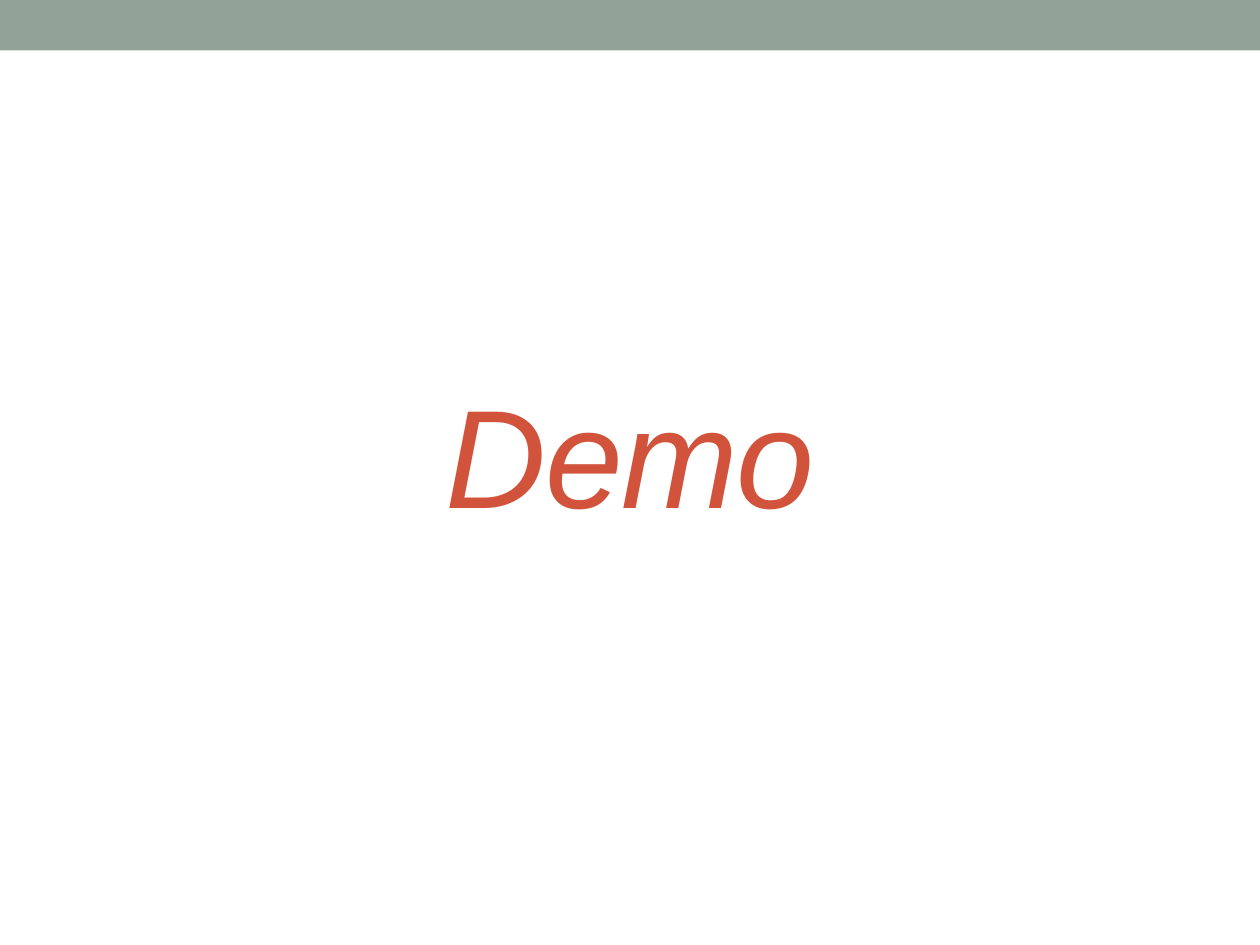
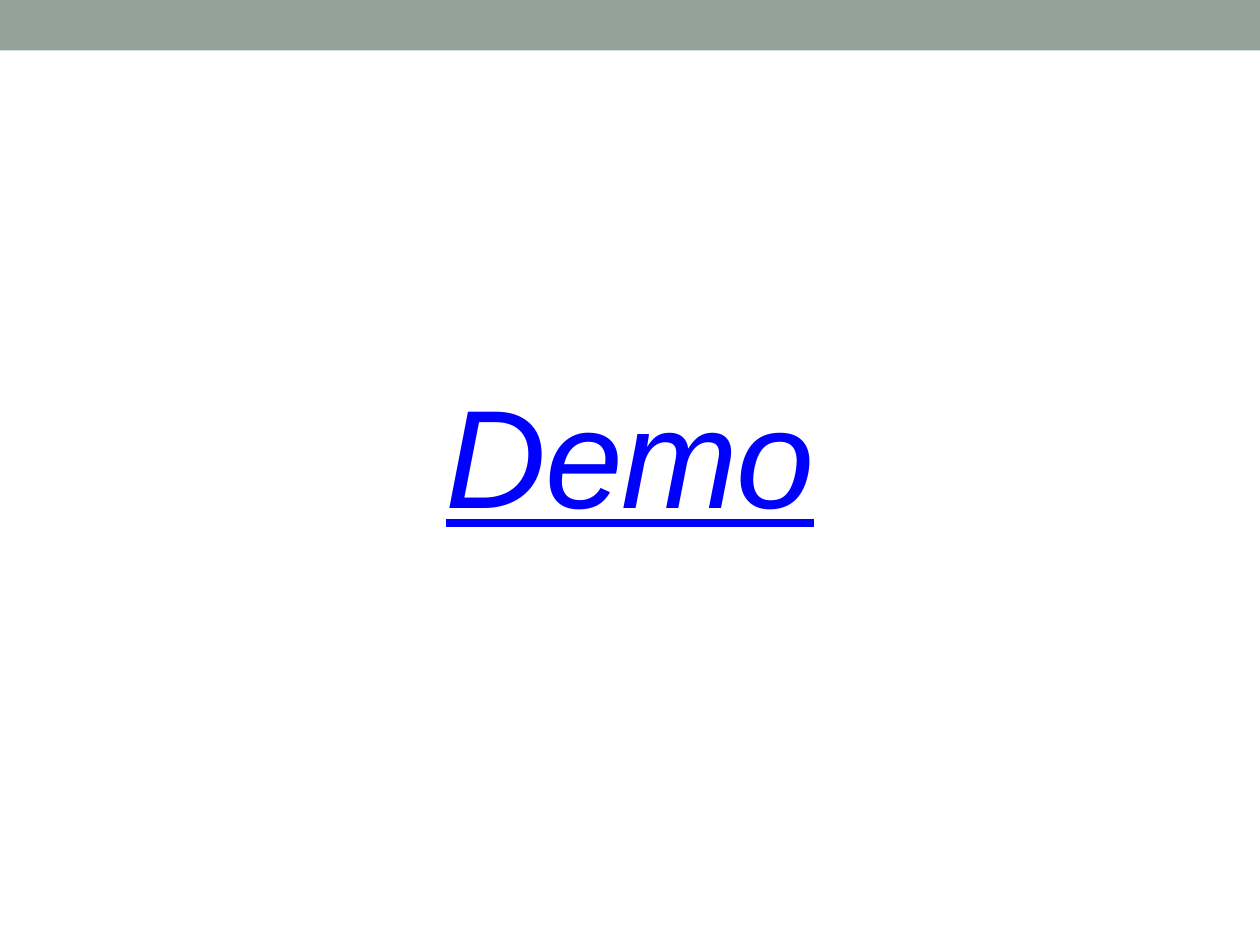
Before and after one commit to yuhanzha/RShiny-Alumni-Employment, a slide deck: slide 4 of doc/R shiny presentation.pptx. Drawn at 1260x945 pixels with LibreOffice and Linux fonts; fonts in the diff are those of the drawing. Boxes give left, top, right and bottom in pixels: in the first picture for what was removed or moved away, otherwise in the second. Text is boxed around its words. In the diff, an @@ line names an element or a change of style, - is before the commit and + after.

```diff
--- a/doc/R shiny presentation.pptx
+++ b/doc/R shiny presentation.pptx
@@ title "Demo" at [446,411,814,527]: text colour #D2533C to #0000FF, underline on @@
```
Also in this commit, not shown: 1 other slide changed.
